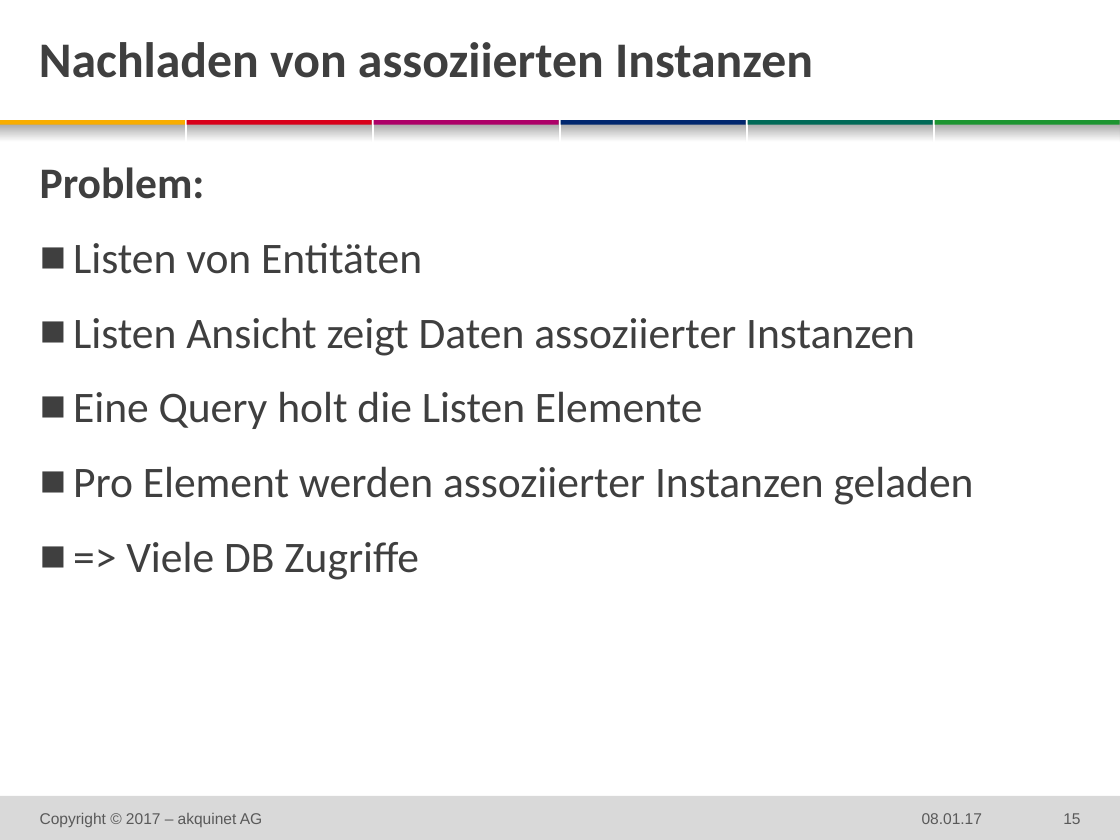
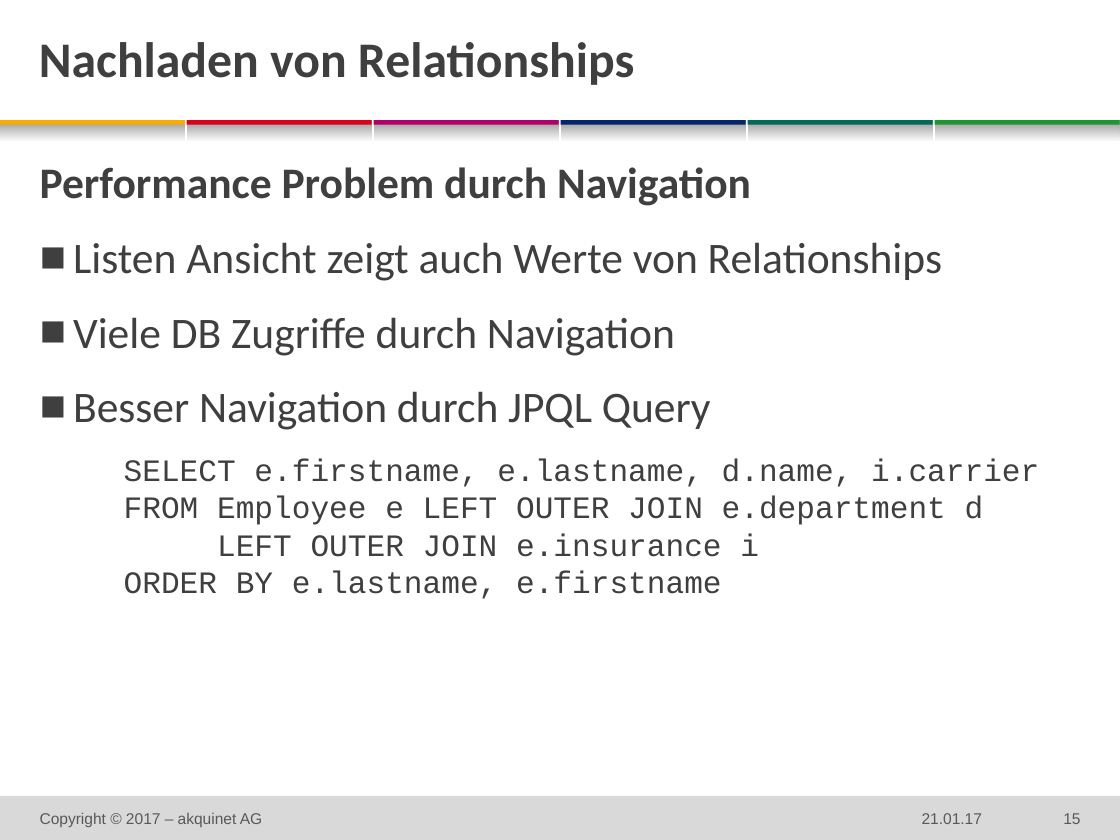
Before and after one commit to techatspree/jpapitfalls, a slide deck: slide 15 of 2016-xx-xx DF JPA Pitfalls.pptx. Drawn at 1120x840 pixels with LibreOffice and Linux fonts; fonts in the diff are those of the drawing; background and template pictures are left out. Boxes give left, top, right and bottom in pixels: in the first picture for what was removed or moved away, otherwise in the second. Text is boxed around its words. In the diff, an @@ line names an element or a change of style, - is before the commit and + after.

```diff
--- a/2016-xx-xx DF JPA Pitfalls.pptx
+++ b/2016-xx-xx DF JPA Pitfalls.pptx
@@ title at bbox=[39, 42, 634, 85]: text changed @@
-Nachladen von assoziierten Instanzen
+Nachladen von Relationships
@@ text at bbox=[40, 167, 1039, 599]: text changed; size 28 to 20 pt; font Calibri to Courier New @@
-Problem:
-  ■ Listen von Entitäten
-  ■ Listen Ansicht zeigt Daten assoziierter Instanzen
-  ■ Eine Query holt die Listen Elemente
-  ■ Pro Element werden assoziierter Instanzen geladen
-  ■ => Viele DB Zugriffe
+Performance Problem durch Navigation
+  ■ Listen Ansicht zeigt auch Werte von Relationships
+  ■ Viele DB Zugriffe durch Navigation
+  ■ Besser Navigation durch JPQL Query
+    SELECT e.firstname, e.lastname, d.name, i.carrier
+    FROM Employee e LEFT OUTER JOIN e.department d
+    LEFT OUTER JOIN e.insurance i
+    ORDER BY e.lastname, e.firstname
@@ text at bbox=[922, 813, 982, 824]: text changed @@
-08.01.17
+21.01.17
```
Also in this commit, not shown: 16 other slides changed, 1 other file.
